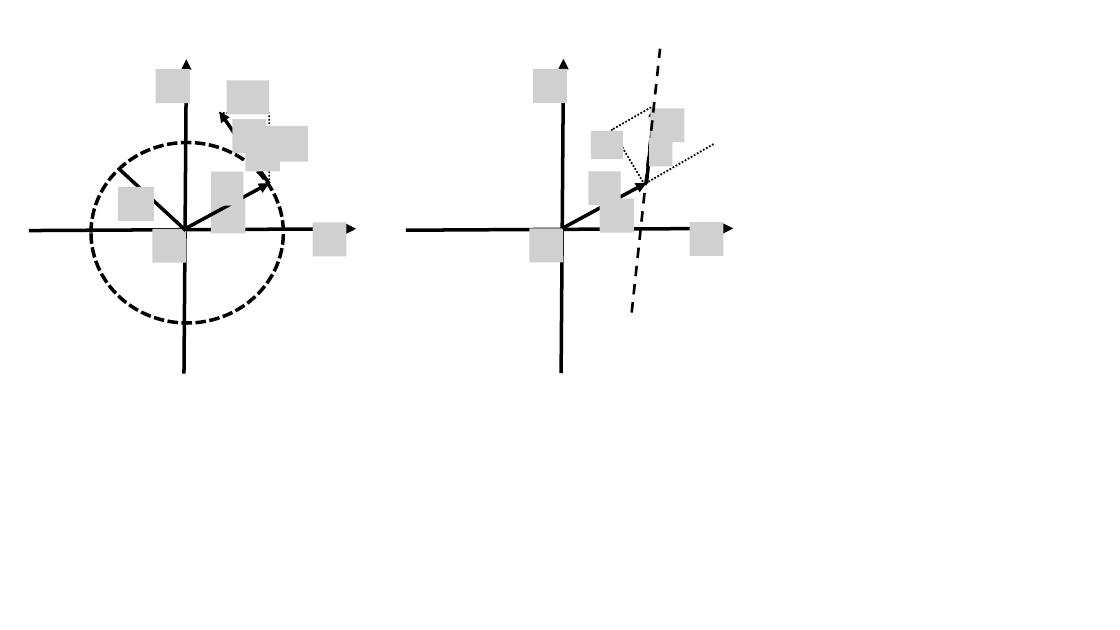
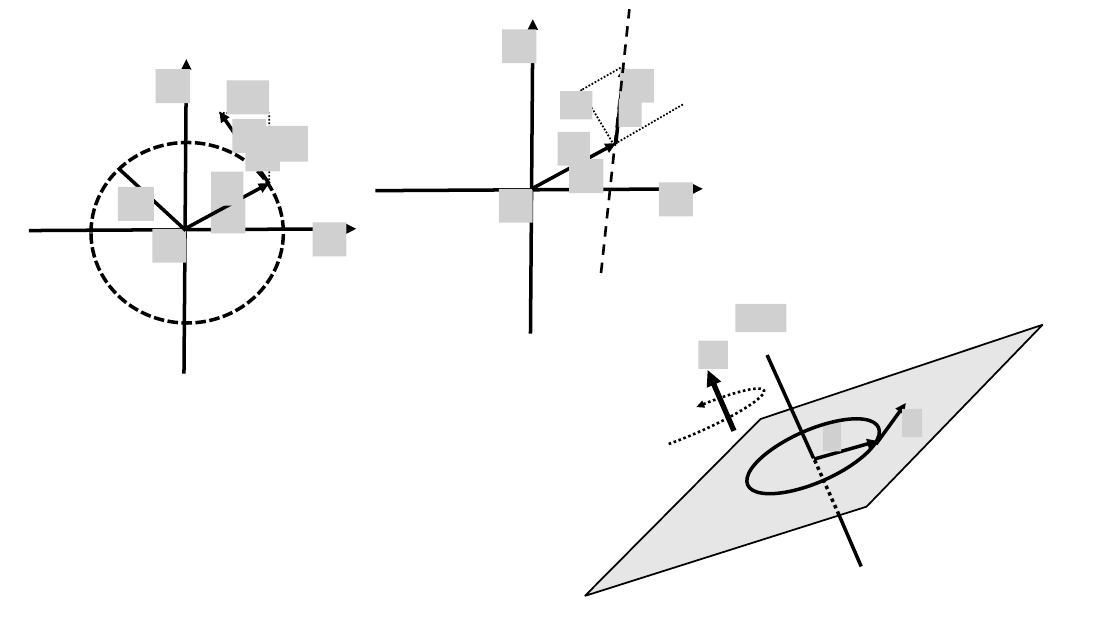
Before and after one commit to OSTP/PhysicsArtofModelling, a slide deck: slide 2 of tex/figures/RotationalDynamics/Figures.pptx. Drawn at 1120x630 pixels with LibreOffice and Linux fonts; fonts in the diff are those of the drawing; grey boxes stand for pictures. Boxes give left, top, right and bottom in pixels: in the first picture for what was removed or moved away, otherwise in the second. Text is boxed around its words. In the diff, an @@ line names an element or a change of style, - is before the commit and + after.

```diff
--- a/tex/figures/RotationalDynamics/Figures.pptx
+++ b/tex/figures/RotationalDynamics/Figures.pptx
@@ 8 pictures, 4 arrows, 4 lines moved together from (x1=406, y1=49, x2=734, y2=373) to (x1=376, y1=9, x2=703, y2=334) @@
@@ group added at (x1=549, y1=304, x2=1079, y2=597): 4 pictures, 3 lines, 3 arrows, 1 freeform shape, 1 ellipse, 1 arc (boxed as its full ellipse) @@
```
Also in this commit, not shown: 3 other slides changed, 5 other files.
